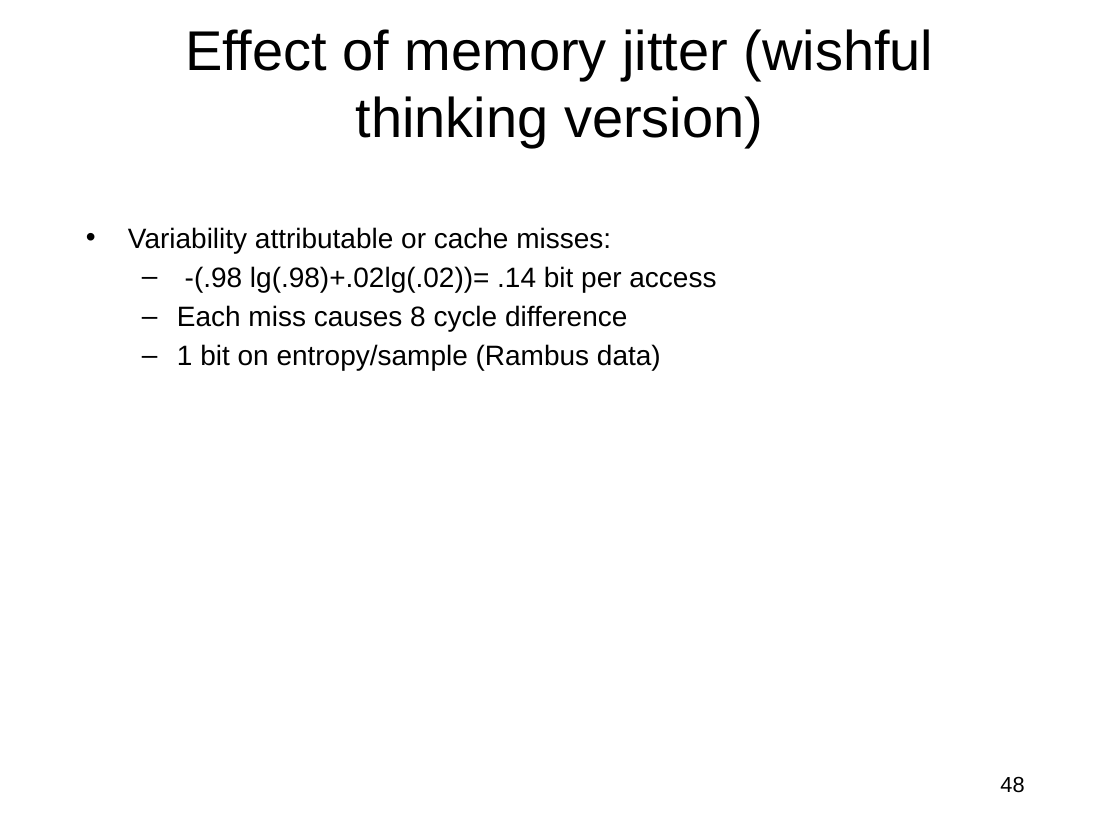
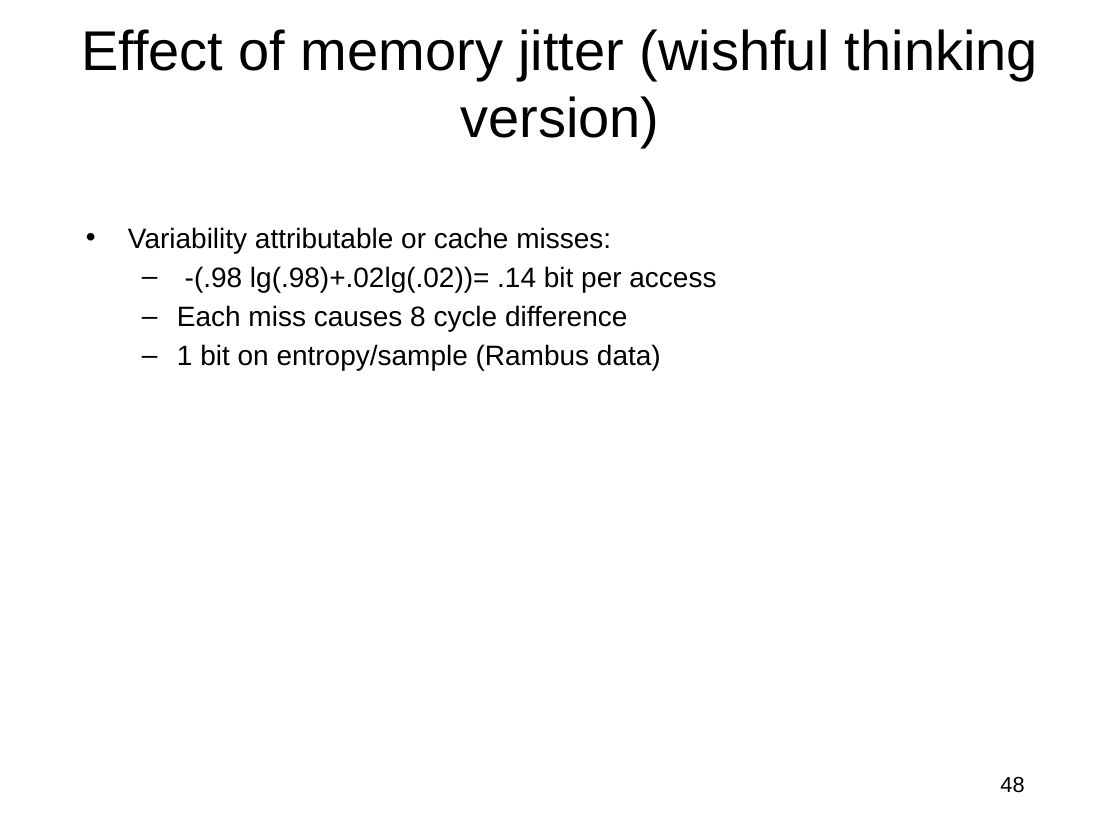
Before and after one commit to jlmucb/class_notes, a slide deck: slide 48 of BerkeleyClass/CS290Spring2013/Lectures/entropy_talk.pptx. Drawn at 1120x840 pixels with LibreOffice and Linux fonts; fonts in the diff are those of the drawing. Boxes give left, top, right and bottom in pixels: in the first picture for what was removed or moved away, otherwise in the second. Text is boxed around its words. In the diff, an @@ line names an element or a change of style, - is before the commit and + after.

```diff
--- a/BerkeleyClass/CS290Spring2013/Lectures/entropy_talk.pptx
+++ b/BerkeleyClass/CS290Spring2013/Lectures/entropy_talk.pptx
@@ title "Effect of memory jitter (wishful ..." rewrapped from [185,29,934,147] to [81,29,1038,147] @@
```
Also in this commit, not shown: 5 other slides changed, 1 other file.
